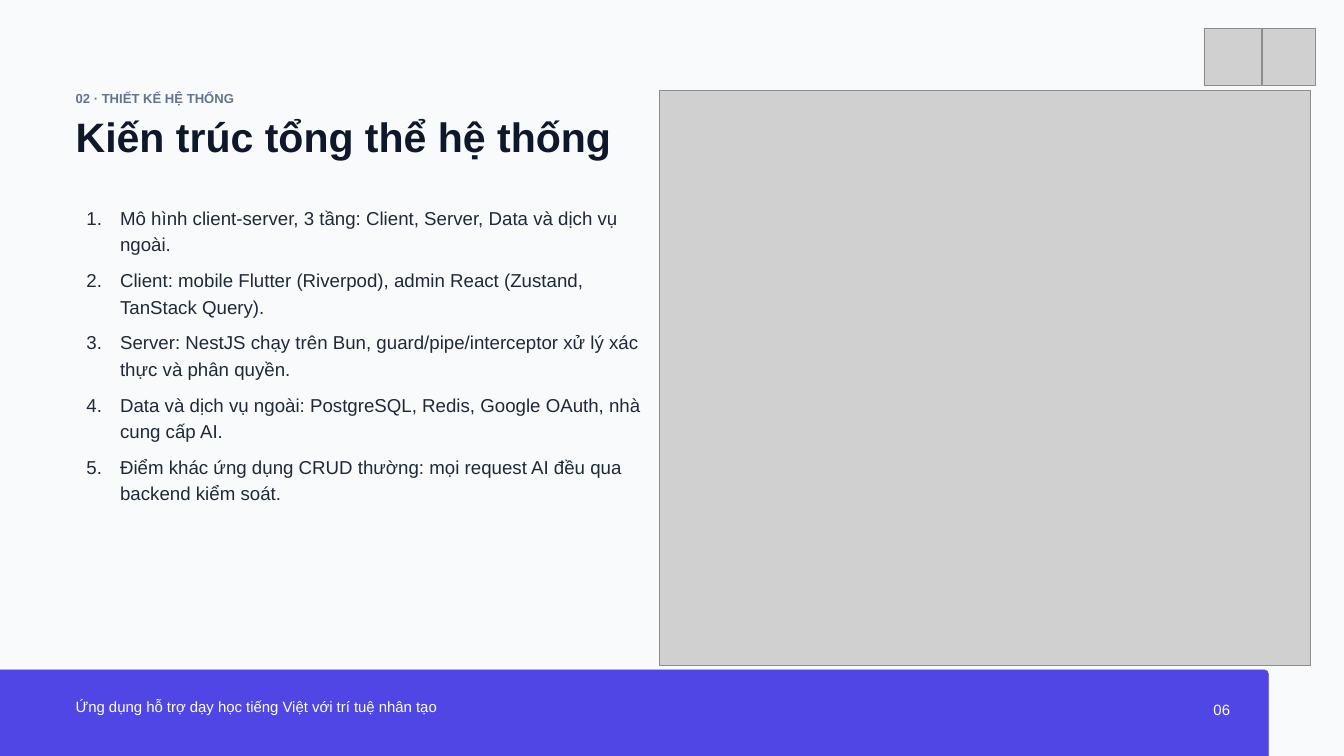
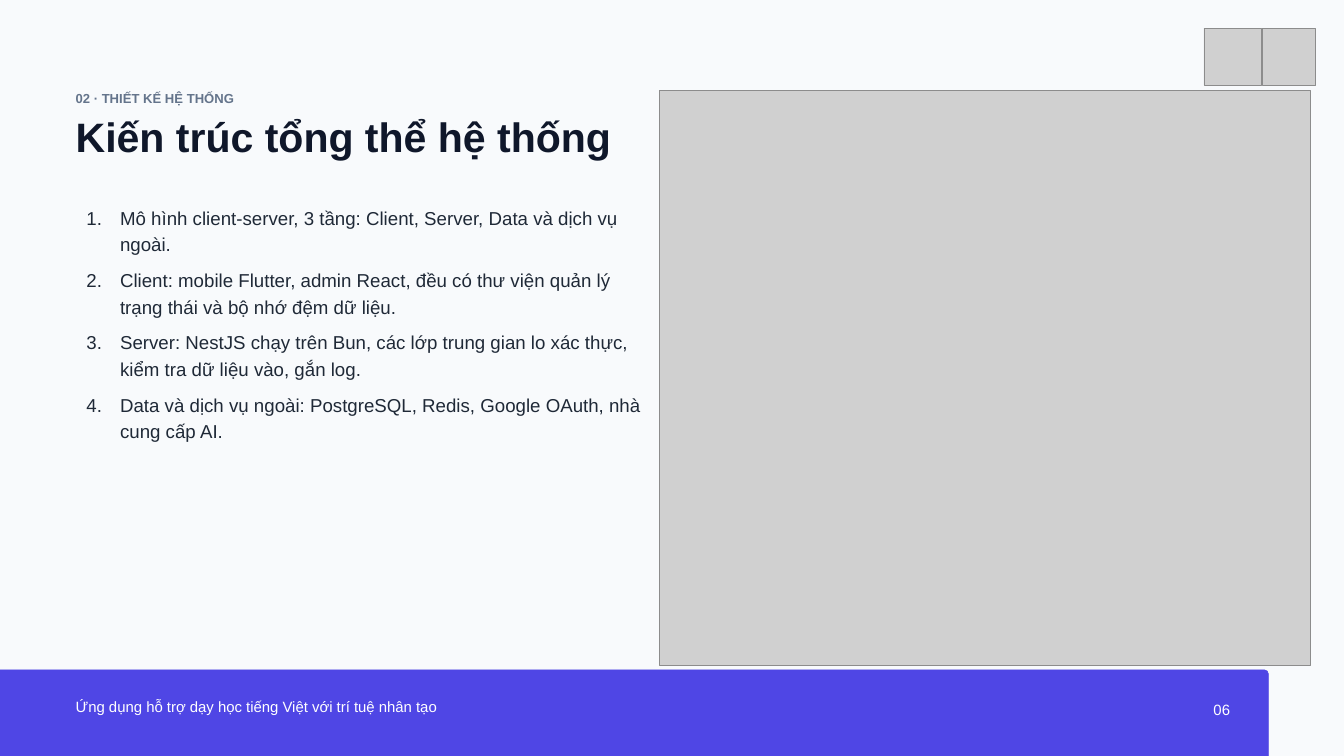
Before and after one commit to PhuVinhAI/LinVNix, a slide deck: slide 6 of BaoCao/kl-da22ttc-nguyenhuynhphuvinh-110122203-linvnix.pptx. Drawn at 1344x756 pixels with LibreOffice and Linux fonts; fonts in the diff are those of the drawing; grey boxes stand for pictures. Boxes give left, top, right and bottom in pixels: in the first picture for what was removed or moved away, otherwise in the second. Text is boxed around its words. In the diff, an @@ line names an element or a change of style, - is before the commit and + after.

```diff
--- a/BaoCao/kl-da22ttc-nguyenhuynhphuvinh-110122203-linvnix.pptx
+++ b/BaoCao/kl-da22ttc-nguyenhuynhphuvinh-110122203-linvnix.pptx
@@ text at <box>120,273,628,380</box>: text changed @@
-2. Client: mobile Flutter (Riverpod), admin React (Zustand, TanStack Query).
-3. Server: NestJS chạy trên Bun, guard/pipe/interceptor xử lý xác thực và phân quyền.
+2. Client: mobile Flutter, admin React, đều có thư viện quản lý trạng thái và bộ nhớ đệm dữ liệu.
+3. Server: NestJS chạy trên Bun, các lớp trung gian lo xác thực, kiểm tra dữ liệu vào, gắn log.
@@ text at <box>120,459,621,500</box>: paragraph removed @@
-5. Điểm khác ứng dụng CRUD thường: mọi request AI đều qua backend kiểm soát.
```
Also in this commit, not shown: 9 other slides changed.
